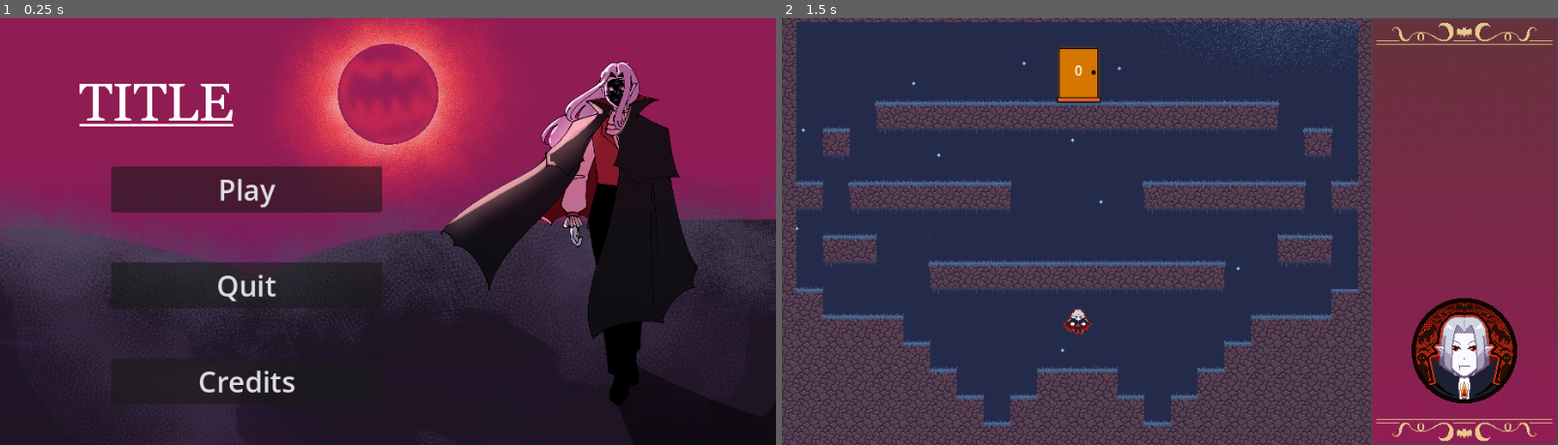
Above: before the commit, frames 1-2 (left to right).
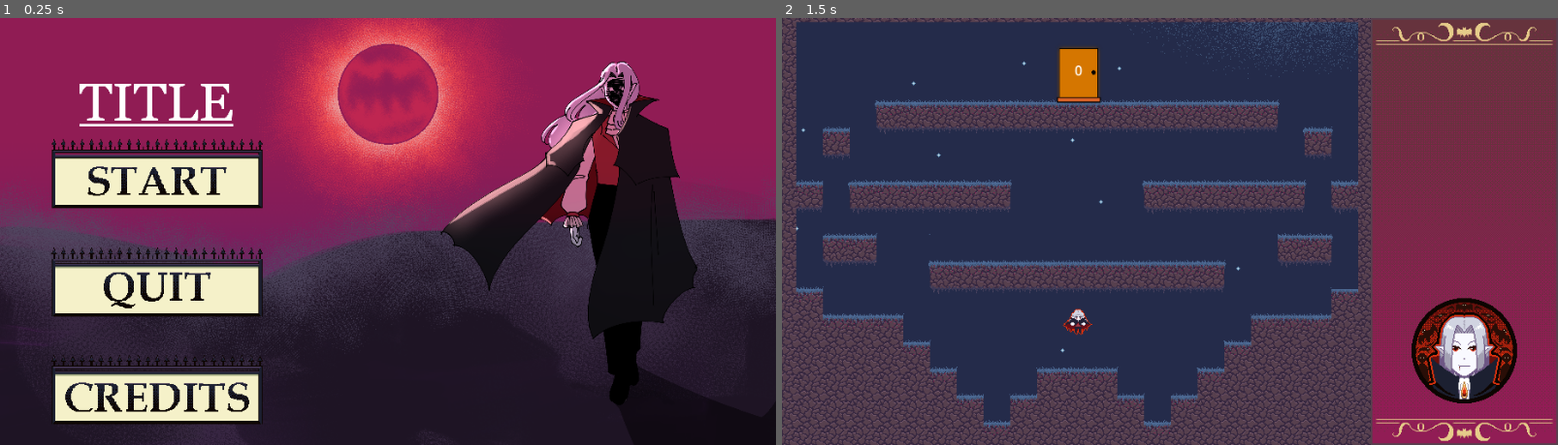
Above: after the commit, the same moments.

Repository: Wayfleh/GDC-Vampire-Platformer
Game: Godot game, scene res://UI/MainMenu.tscn
The game is run twice, just before and just after one commit, with the same random seed, the same clock (stepped at 60 frames per second) and the same inputs.
Inputs (mouse positions are in pixels of both pictures, inside the frame that each line leads up to; where the layout moved, square brackets give the same spot in the first picture):
- Up to frame 1 (0.25 s): no input
- Up to frame 2 (1.5 s): click (937, 389) [1030, 380] at 0.5 s; click (937, 171) [1030, 188] at 1.25 s

The runs differ from the first frame. In frame 1, 13% of the frame differs, in the area x 6-50%, y 28-96%; in frame 2, nothing differs.

Commit message:
added button assets to title screen

Diff:
--- a/untitled-vampire-game/UI/MainMenu.tscn
+++ b/untitled-vampire-game/UI/MainMenu.tscn
@@ -2,6 +2,9 @@
 
 [ext_resource type="Script" uid="uid://diqn6wfdtampl" path="res://UI/main_menu.gd" id="1_uahxu"]
 [ext_resource type="Texture2D" uid="uid://cauwnol1d8fiv" path="res://Art/titlescreen_draft.png" id="2_b37jj"]
+[ext_resource type="Texture2D" uid="uid://c4sg6kquxb5te" path="res://Art/UI/buttons/start_button.png" id="3_8aown"]
+[ext_resource type="Texture2D" uid="uid://dprwbakel8t78" path="res://Art/UI/buttons/quitButton.png" id="4_t6syg"]
+[ext_resource type="Texture2D" uid="uid://dt0umpmv2pm48" path="res://Art/UI/buttons/CreditsButton.png" id="5_y6s48"]
 
 [node name="MainMenu" type="Control" unique_id=960027890]
 layout_mode = 3
@@ -19,10 +22,11 @@
 
 [node name="CenterContainer" type="CenterContainer" parent="." unique_id=1240355915]
 layout_mode = 0
-offset_left = -169.0
-offset_top = 1.0
-offset_right = 759.0
-offset_bottom = 513.0
+offset_left = -138.0
+offset_top = 51.0
+offset_right = 790.0
+offset_bottom = 670.0
+scale = Vector2(0.7022475, 0.70475435)
 
 [node name="VBoxContainer" type="VBoxContainer" parent="CenterContainer" unique_id=555649148]
 layout_mode = 2
@@ -33,21 +37,17 @@
 theme_override_font_sizes/font_size = 48
 text = "                           "
 
-[node name="PlayButton" type="Button" parent="CenterContainer/VBoxContainer" unique_id=1923562459]
+[node name="PlayButton" type="TextureButton" parent="CenterContainer/VBoxContainer" unique_id=1059689758]
 layout_mode = 2
-theme_override_font_sizes/font_size = 34
-text = "Play"
+texture_normal = ExtResource("3_8aown")
 
-[node name="QuitButton" type="Button" parent="CenterContainer/VBoxContainer" unique_id=897737868]
+[node name="QuitButton2" type="TextureButton" parent="CenterContainer/VBoxContainer" unique_id=207464797]
 layout_mode = 2
-theme_override_font_sizes/font_size = 34
-text = "Quit"
+texture_normal = ExtResource("4_t6syg")
 
-[node name="CreditsButton" type="Button" parent="CenterContainer/VBoxContainer" unique_id=464969344]
+[node name="CreditsButton" type="TextureButton" parent="CenterContainer/VBoxContainer" unique_id=1248020181]
 layout_mode = 2
-theme_override_font_sizes/font_size = 34
-text = "Credits"
+texture_normal = ExtResource("5_y6s48")
 
 [connection signal="pressed" from="CenterContainer/VBoxContainer/PlayButton" to="." method="_on_play_button_pressed"]
-[connection signal="pressed" from="CenterContainer/VBoxContainer/QuitButton" to="." method="_on_quit_button_pressed"]
-[connection signal="pressed" from="CenterContainer/VBoxContainer/CreditsButton" to="." method="_on_credits_button_pressed"]
+[connection signal="pressed" from="CenterContainer/VBoxContainer/QuitButton2" to="." method="_on_quit_button_2_pressed"]
--- a/untitled-vampire-game/UI/main_menu.gd
+++ b/untitled-vampire-game/UI/main_menu.gd
@@ -16,9 +16,6 @@
 	GlobalMusic.ChangeTrack("overworld")
 #goes to level01 if pressed
 
-func _on_quit_button_pressed() -> void:
+
+func _on_quit_button_2_pressed() -> void:
 	get_tree().quit()
-
-
-func _on_credits_button_pressed() -> void:
-	pass # Replace with function body.
Binary file added: untitled-vampire-game/Art/UI/buttons/CreditsButton.png
Not shown, changed: untitled-vampire-game/Art/UI/buttons/CreditsButton.png.import
Binary file added: untitled-vampire-game/Art/UI/buttons/MenuButton.png
Not shown, added: untitled-vampire-game/Art/UI/buttons/MenuButton.png.import
Renamed: untitled-vampire-game/Art/UI/button.png -> untitled-vampire-game/Art/UI/buttons/button.png
Not shown, added: untitled-vampire-game/Art/UI/buttons/button.png.import
Binary file added: untitled-vampire-game/Art/UI/buttons/buttons.png
Not shown, added: untitled-vampire-game/Art/UI/buttons/buttons.png.import
Binary file added: untitled-vampire-game/Art/UI/buttons/quitButton.png
Not shown, added: untitled-vampire-game/Art/UI/buttons/quitButton.png.import
Binary file added: untitled-vampire-game/Art/UI/buttons/start_button.png
Not shown, added: untitled-vampire-game/Art/UI/buttons/start_button.png.import
